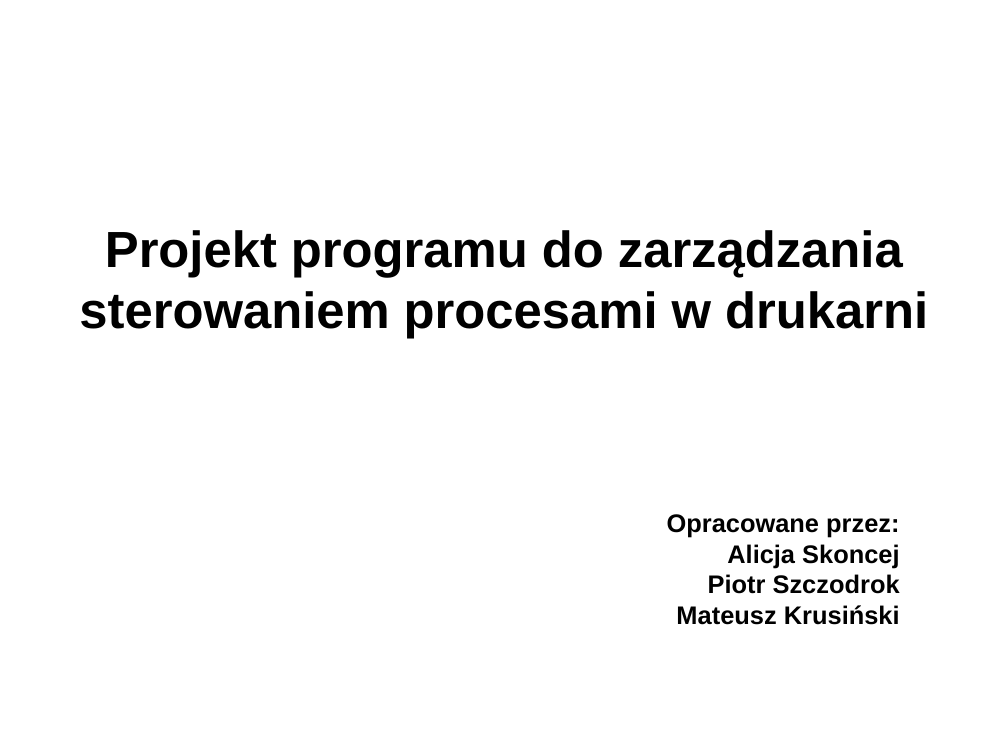
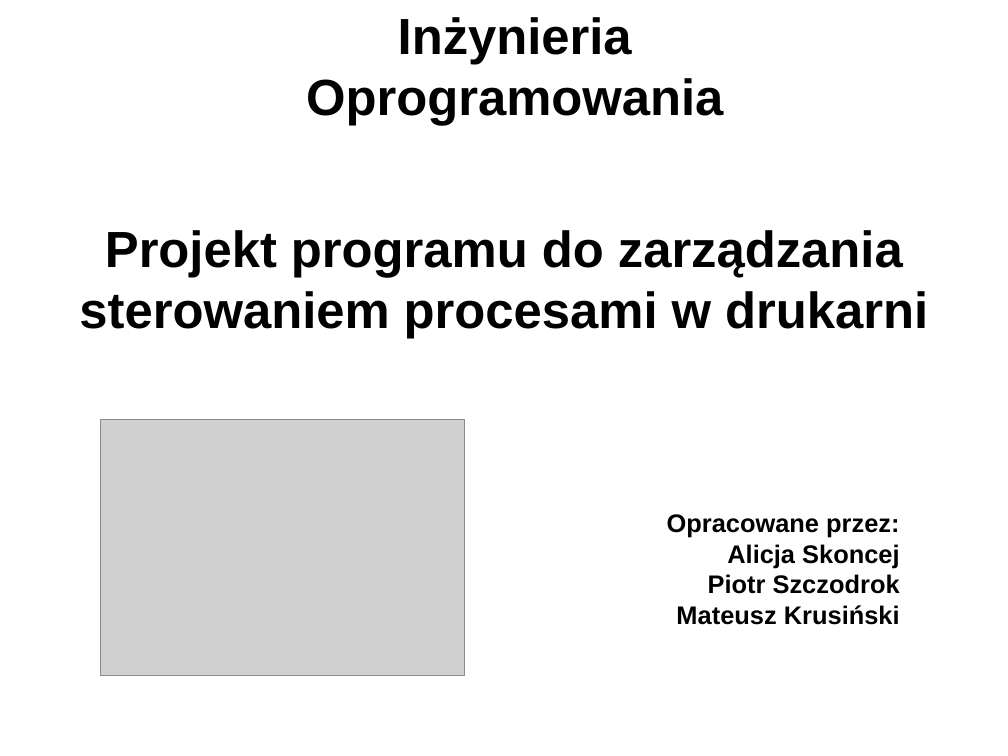
Before and after one commit to ZUTIO/IO, a slide deck: slide 1 of IO - prezentacja.odp. Drawn at 1008x756 pixels with LibreOffice and Linux fonts; fonts in the diff are those of the drawing; grey boxes stand for pictures; background and template pictures are left out. Boxes give left, top, right and bottom in pixels: in the first picture for what was removed or moved away, otherwise in the second. Text is boxed around its words. In the diff, an @@ line names an element or a change of style, - is before the commit and + after.

```diff
--- a/IO - prezentacja.odp
+++ b/IO - prezentacja.odp
@@ title added at (306,17,723,126), 40 pt, text #000000, bold @@
+Inżynieria Oprogramowania
@@ picture added at (101,420,464,676) @@
```
Also in this commit, not shown: 14 other slides changed, 2 slides added, 21 other files.
